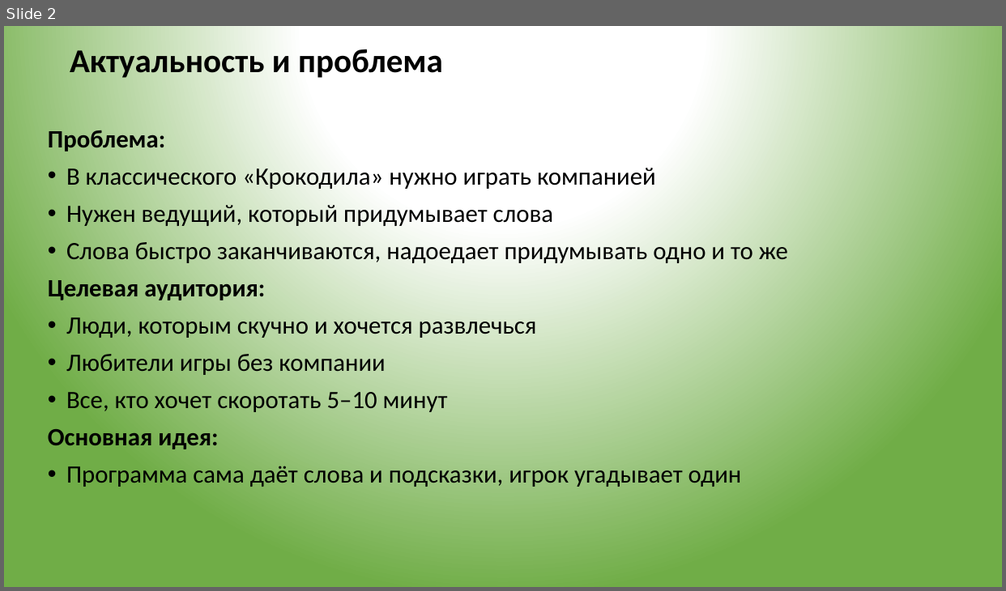
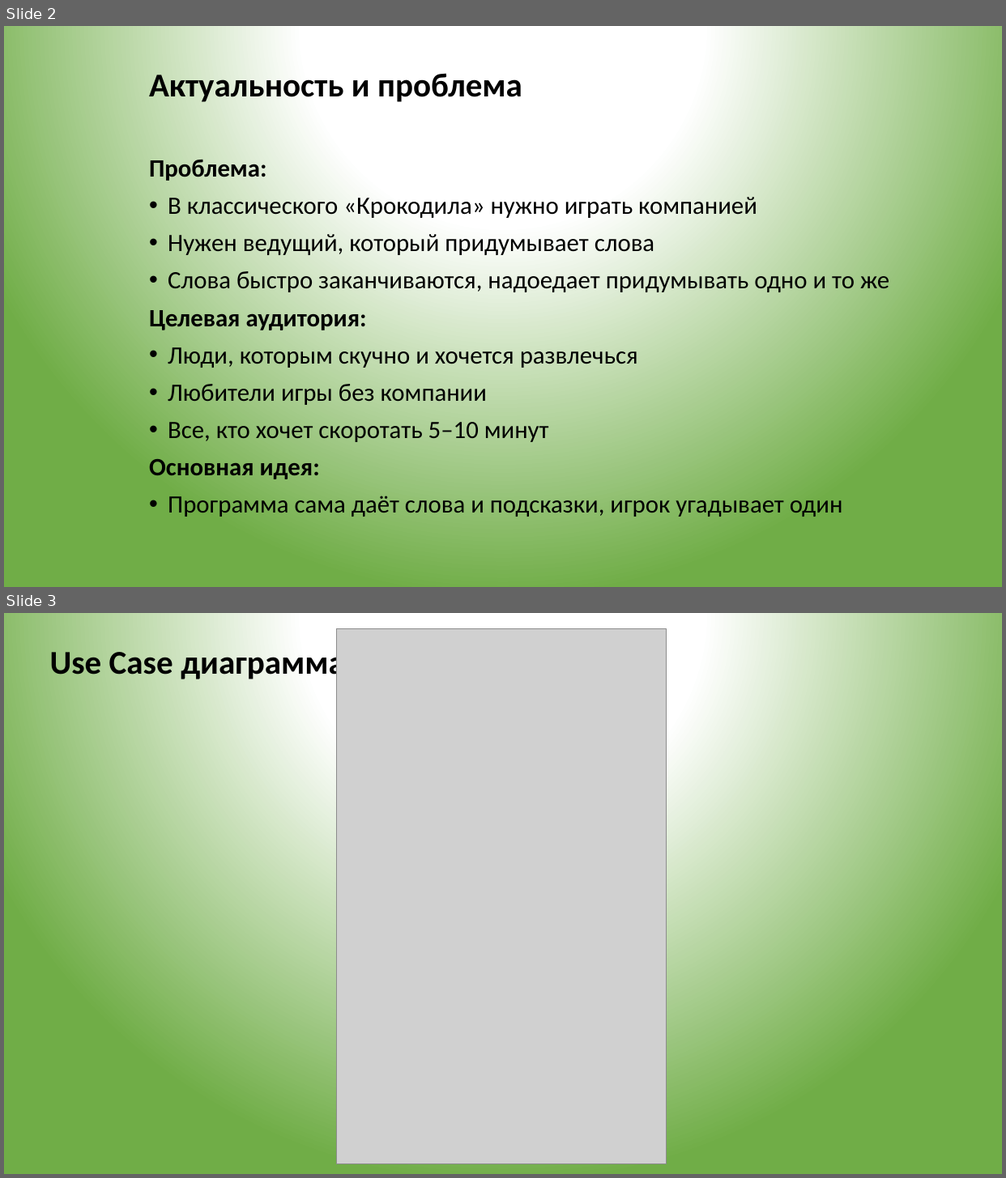
Before and after one commit to venterrsst/App-project, a slide deck: Проект_ОП03_Федоткина.pptx. Shown one above the other, each under a label of ours: slide 2 before the commit, slides 2 and 3 after it. The pictures are 1006x591 and 1006x1178 pixels, drawn with LibreOffice and Linux fonts; fonts in the diff are those of the drawing; grey boxes stand for pictures. Boxes give left, top, right and bottom in pixels: in the first picture for what was removed or moved away, otherwise in the second. Text is boxed around its words. In the diff, an @@ line names an element or a change of style, - is before the commit and + after.

```diff
--- a/Проект_ОП03_Федоткина.pptx
+++ b/Проект_ОП03_Федоткина.pptx
@@ slide 3 added at (4, 613, 1002, 1174), background gradient #FFFFFF to #70AD47 @@
@@ picture added at (336, 628, 667, 1165) @@
@@ title added at (50, 647, 345, 683), 32 pt, text #000000, bold @@
+Use Case диаграмма
@@ slide 2 changed as well @@
@@ title "Актуальность и проблема": place and size @@
-title "Актуальность и проблема" at (70, 45, 443, 81)
+title "Актуальность и проблема" at (149, 69, 522, 105)
@@ text "Проблема:": place and size @@
-text "Проблема:" at (48, 126, 788, 487)
+text "Проблема:" at (149, 156, 889, 517)
```
Also in this commit, not shown: 5 other slides changed, 1 other slide added, 2 slides removed, 1 other file.
